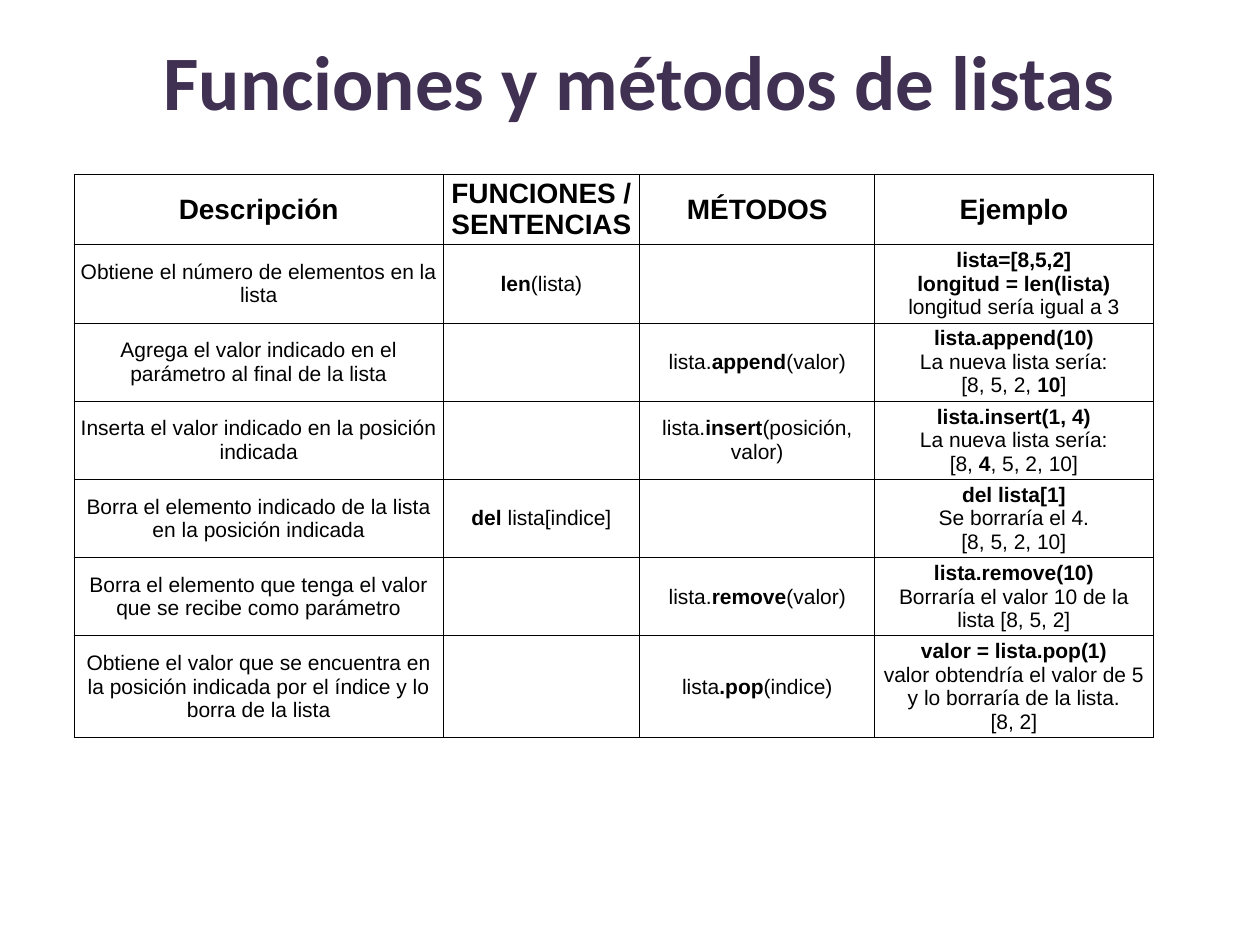
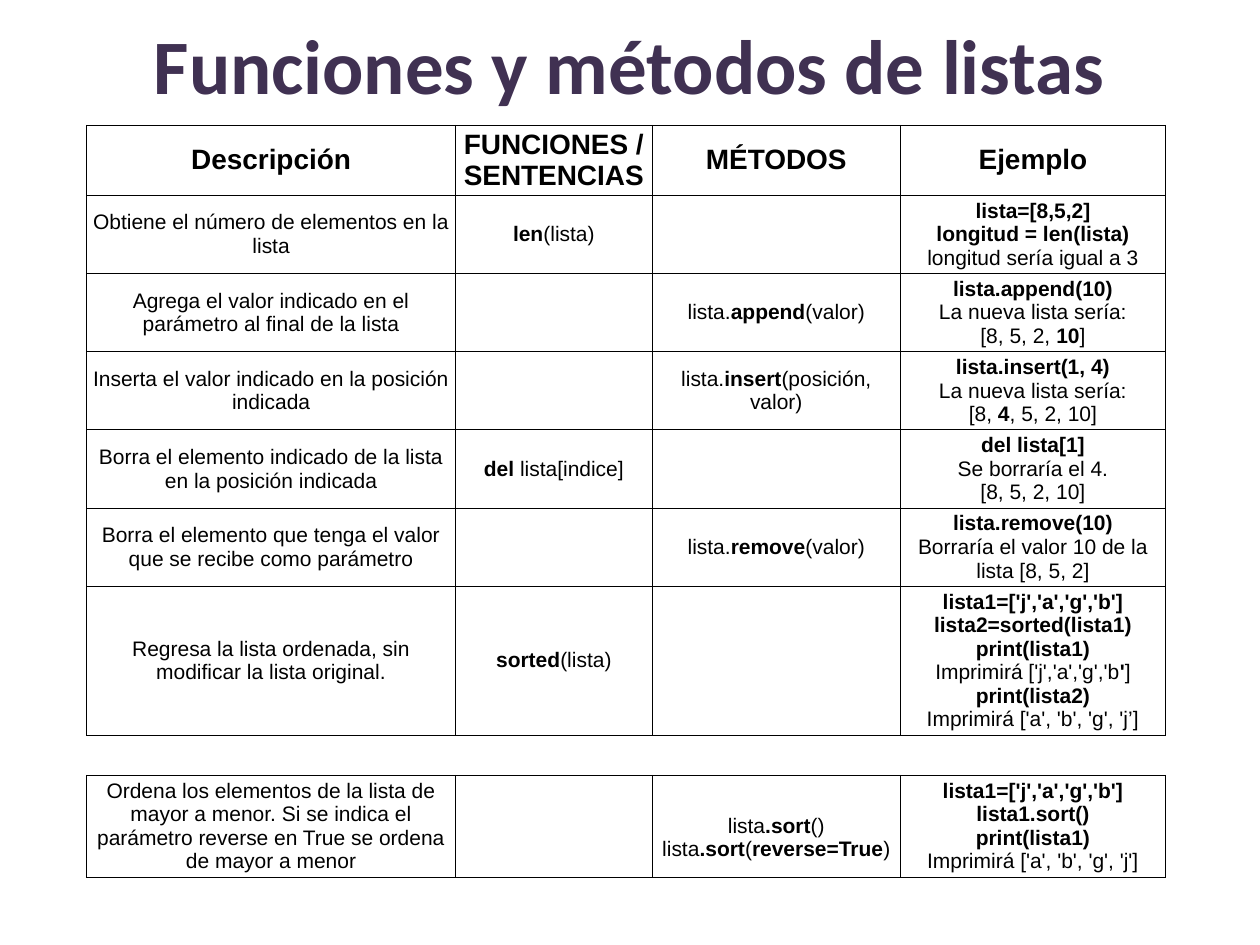
Before and after one commit to lizetheP/PensamientoC, a slide deck: slide 19 of CalendarioAgo2026/presentaciones/9_2_Listas.pptx. Drawn at 1260x945 pixels with LibreOffice and Linux fonts; fonts in the diff are those of the drawing. Boxes give left, top, right and bottom in pixels: in the first picture for what was removed or moved away, otherwise in the second. Text is boxed around its words. In the diff, an @@ line names an element or a change of style, - is before the commit and + after.

```diff
--- a/CalendarioAgo2026/presentaciones/9_2_Listas.pptx
+++ b/CalendarioAgo2026/presentaciones/9_2_Listas.pptx
@@ text "Funciones y métodos de listas": place and size @@
-text "Funciones y métodos de listas" at box(164, 56, 1114, 122)
+text "Funciones y métodos de listas" at box(154, 40, 1104, 106)
@@ table at box(87, 125, 1167, 775) @@
-row 7: Obtiene el valor que se encuentra en la posición indicada por el índice y lo borra de la lista |  | lista.pop(indice) | valor = lista.pop(1) / valor obtendría el valor de 5 y lo borraría de la lista. / [8, 2]
+row 7: Regresa la lista ordenada, sin modificar la lista original. | sorted(lista) |  | lista1=['j','a','g','b'] / lista2=sorted(lista1) / print(lista1) / Imprimirá ['j','a','g','b'] / print(lista2) / Imprimirá ['a', 'b', 'g', 'j’]
@@ table: place and size @@
-table at box(74, 175, 1153, 775)
+table at box(87, 125, 1167, 775)
@@ table added at box(87, 775, 1167, 883), 1 rows, 4 columns @@
+Ordena los elementos de la lista de mayor a menor. Si se indica el parámetro reverse en True se ordena de mayor a menor |  | lista.sort() / lista.sort(reverse=True) | lista1=['j','a','g','b'] / lista1.sort() / print(lista1) / Imprimirá ['a', 'b', 'g', 'j']
```
Also in this commit, not shown: 1 slide removed, 3 other files.
